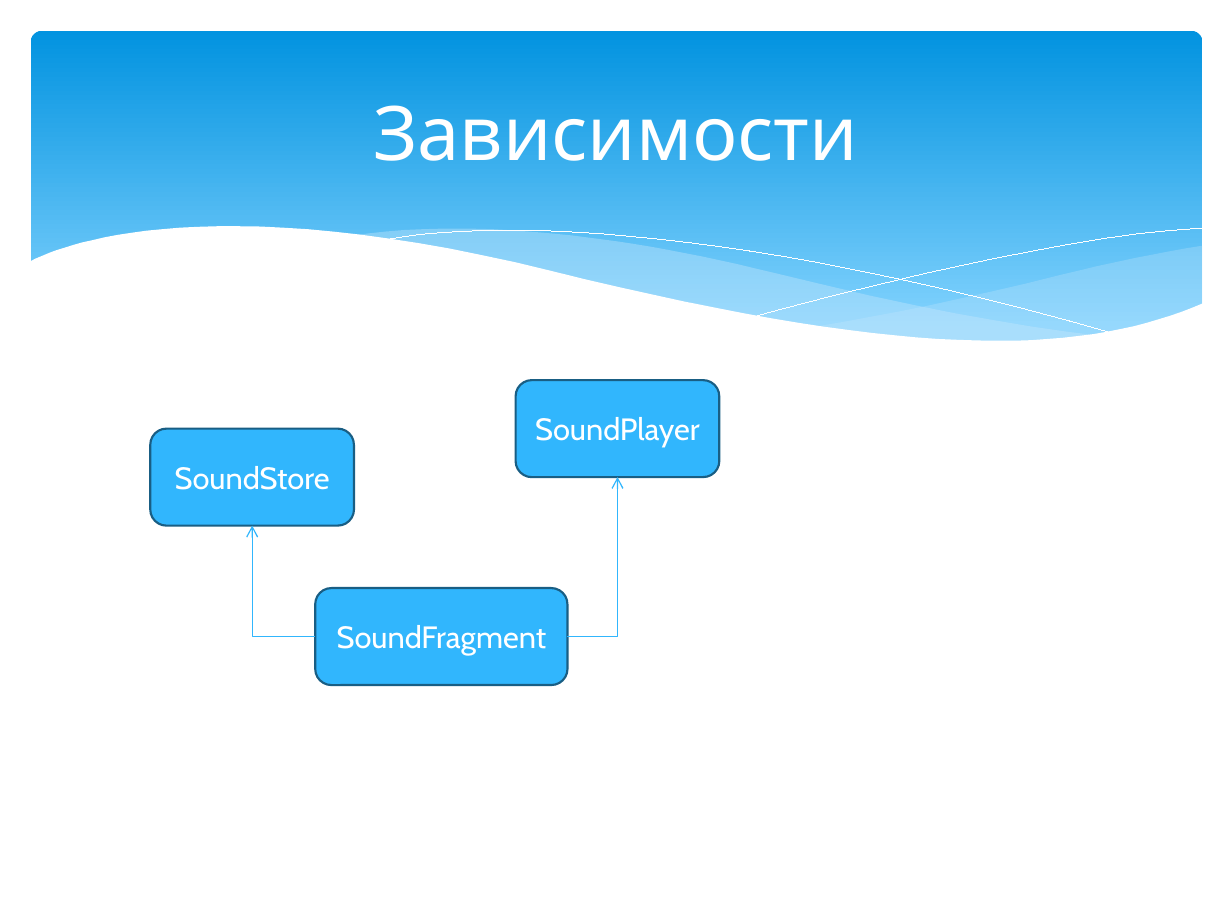
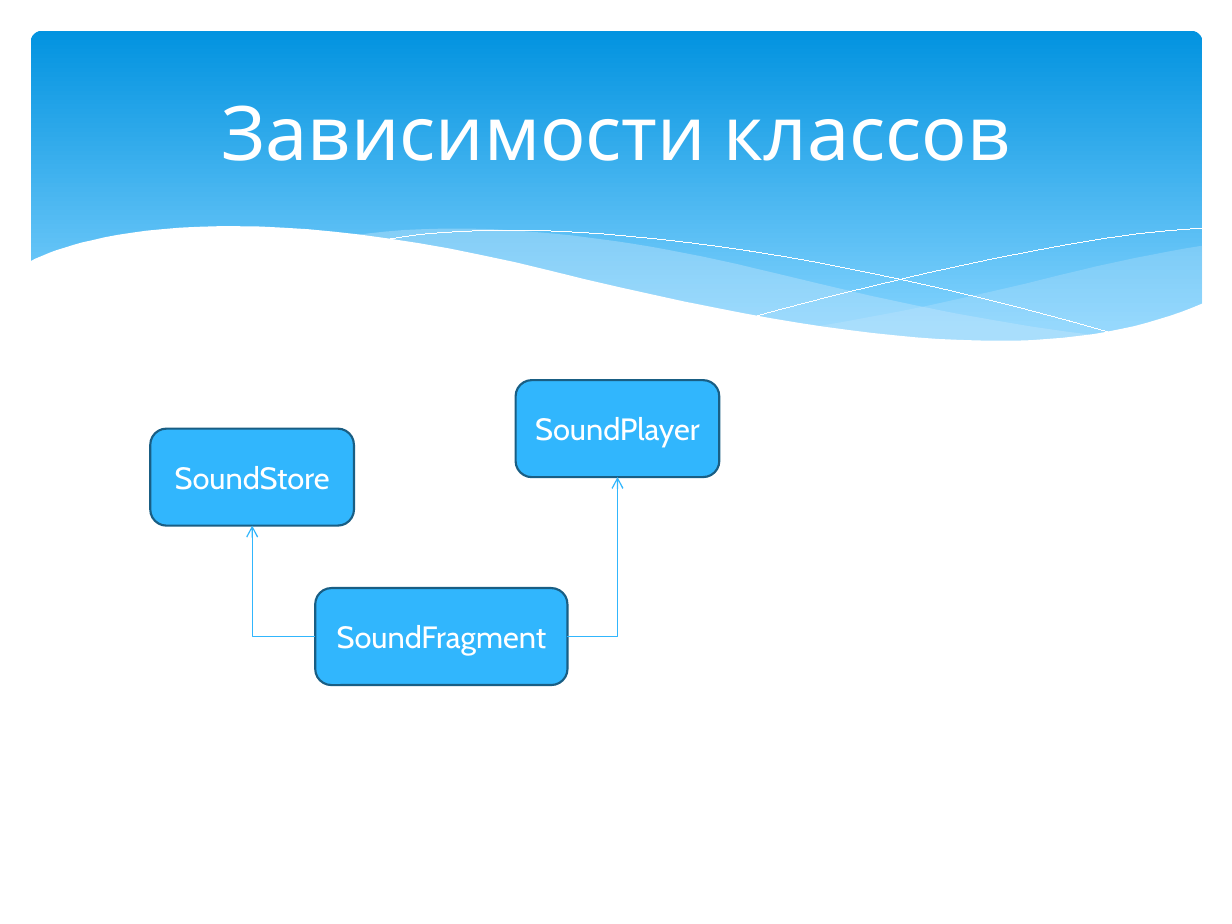
Before and after one commit to GVA-error/eduEnReader, a slide deck: slide 4 of Documentation/aboutClasses.pptx (slide 3 before the commit). Drawn at 1232x924 pixels with LibreOffice and Linux fonts; fonts in the diff are those of the drawing. Boxes give left, top, right and bottom in pixels: in the first picture for what was removed or moved away, otherwise in the second. Text is boxed around its words. In the diff, an @@ line names an element or a change of style, - is before the commit and + after.

```diff
--- a/Documentation/aboutClasses.pptx
+++ b/Documentation/aboutClasses.pptx
@@ title at (221, 105, 1011, 161): text changed @@
-Зависимости
+Зависимости классов
```
Also in this commit, not shown: 3 slides added, 1 slide removed, 11 other files.
